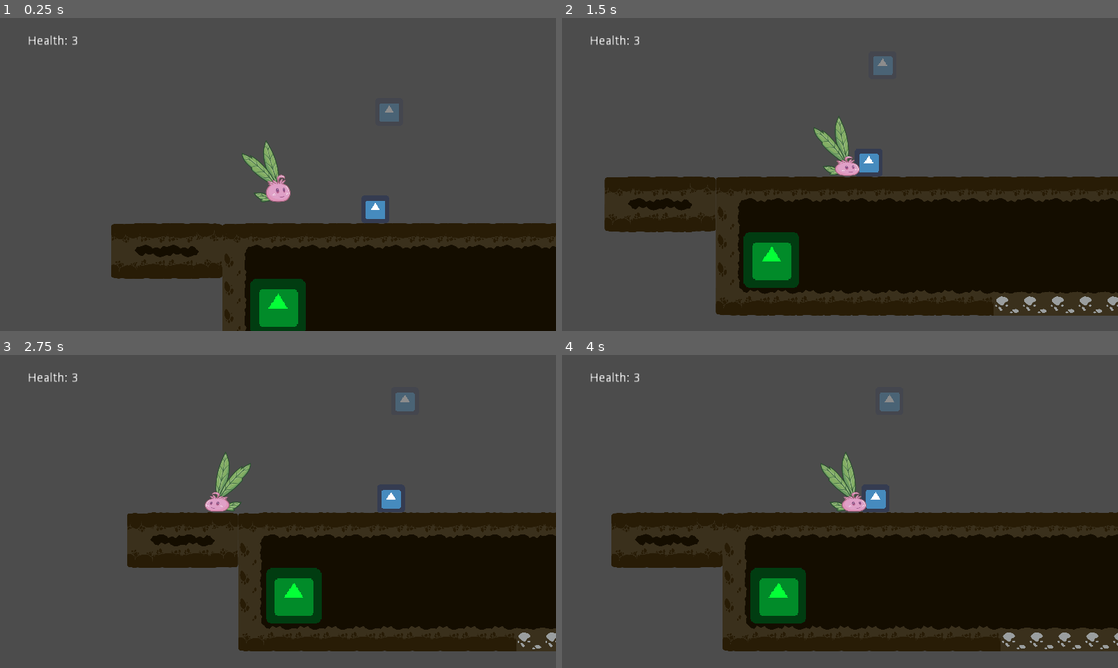
Above: before the commit, frames 1-4 (two rows, left to right).
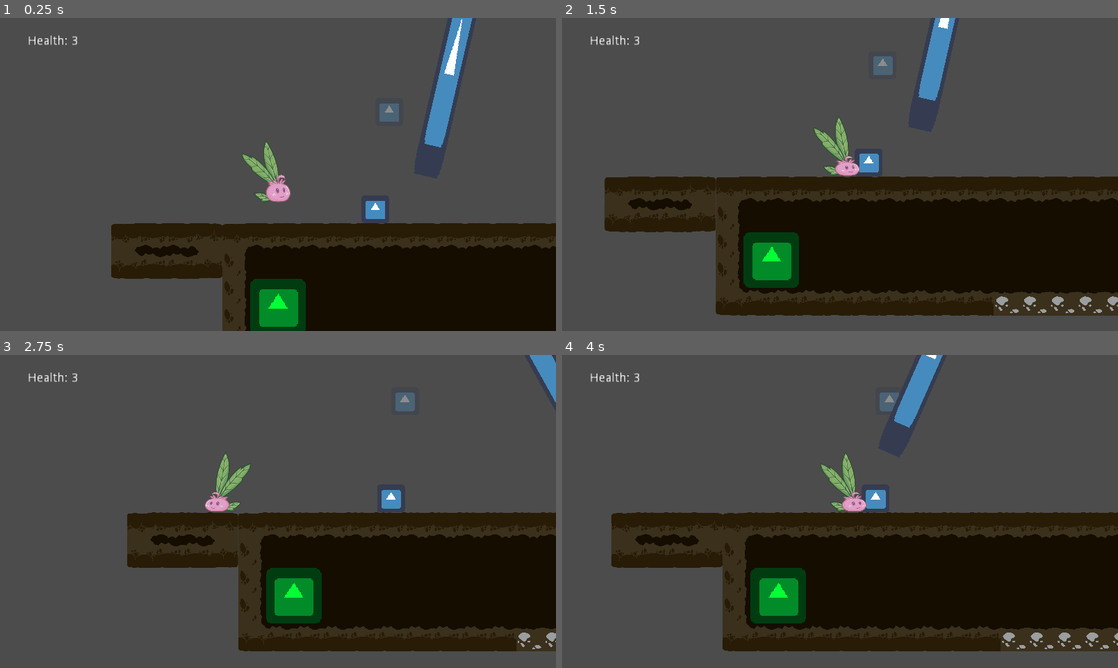
Above: after the commit, the same moments.

Repository: DamianKoch1/OnionsAdventure
Game: Godot game, scene res://Worlds/World1.tscn
Two runs of this game, one before a commit and one after it. Both use one fixed random seed, a clock stepped at 60 frames per second and the inputs below. The engine's default icon, where the game draws it, is replaced by a stand-in: a white triangle on a blue panel in a dark square.
Inputs:
- Up to frame 1 (0.25 s): no input
- Up to frame 2 (1.5 s): hold Right (ui_right) from 0.53 s (still down); tap Space (jump) at 0.6, 0.77, 1.07, 1.35 s
- Up to frame 3 (2.75 s): tap Space (jump) at 1.52, 1.82, 2.1 s; release Right (ui_right) at 2.03 s; hold Left (ui_left) from 2.03 s (still down)
- Up to frame 4 (4 s): release Left (ui_left) at 2.78 s; hold Right (ui_right) from 2.78 s (still down); tap Space (jump) at 2.85, 3.02, 3.32, 3.6, 3.77 s

The runs differ from the first frame. In frame 1, 1.5% of the frame differs, in the area x 76-85%, y 0-42%; in frame 2, 0.9%; in frame 3, 0.4%; in frame 4, 0.9%.

Commit message:
rope swing

Diff:
--- /dev/null
+++ b/Objects/Rope/Rope.gd
@@ -0,0 +1,13 @@
+extends Node2D
+
+export var swingDegrees = 30
+export var swingSpeed = 0.03
+onready var swingAmount = 0
+
+
+
+func _physics_process(delta):
+	swingAmount += swingSpeed
+	if swingAmount >= 20*PI:
+		swingAmount = 0
+	rotation_degrees = swingDegrees*sin(swingAmount)
--- /dev/null
+++ b/Objects/Rope/Rope.tscn
@@ -0,0 +1,39 @@
+[gd_scene load_steps=4 format=2]
+
+[ext_resource path="res://Objects/Rope/Rope.gd" type="Script" id=1]
+[ext_resource path="res://icon.png" type="Texture" id=2]
+
+[sub_resource type="RectangleShape2D" id=2]
+
+custom_solver_bias = 0.0
+extents = Vector2( 32, 1.79111 )
+
+[node name="Rope" type="Node2D"]
+
+position = Vector2( 144, 80 )
+scale = Vector2( 0.5, 7.5 )
+script = ExtResource( 1 )
+swingDegrees = 30
+swingSpeed = 0.03
+
+[node name="Sprite" type="Sprite" parent="." index="0"]
+
+position = Vector2( -9.53674e-007, 14.9333 )
+scale = Vector2( 0.999999, 0.533333 )
+texture = ExtResource( 2 )
+
+[node name="StaticBody2D" type="StaticBody2D" parent="." index="1"]
+
+input_pickable = false
+collision_layer = 1
+collision_mask = 1
+constant_linear_velocity = Vector2( 0, 0 )
+constant_angular_velocity = 0.0
+friction = 1.0
+bounce = 0.0
+
+[node name="CollisionShape2D" type="CollisionShape2D" parent="StaticBody2D" index="0"]
+
+position = Vector2( 0, 32 )
+scale = Vector2( 1, 0.890538 )
+shape = SubResource( 2 )
--- a/Player/Onion.tscn
+++ b/Player/Onion.tscn
@@ -37,10 +37,12 @@
 
 [node name="RayCast2D" type="RayCast2D" parent="." index="0"]
 
+position = Vector2( 0, -64 )
 enabled = true
 exclude_parent = true
-cast_to = Vector2( 0, 100 )
+cast_to = Vector2( 0, 200 )
 collision_mask = 1
+_sections_unfolded = [ "Transform" ]
 
 [node name="CollisionShape2D" type="CollisionShape2D" parent="." index="1"]
 
@@ -55,7 +57,6 @@
 
 [node name="OnionBody" type="Sprite" parent="Sprite" index="0"]
 
-editor/display_folded = true
 position = Vector2( 0.50386, -42.567 )
 scale = Vector2( 0.5, 0.635893 )
 z_index = 1
@@ -123,3 +124,24 @@
 anims/Onion_JumpUp = ExtResource( 11 )
 anims/Onion_Walk = ExtResource( 12 )
 blend_times = [  ]
+
+[node name="ignore" type="Area2D" parent="." index="4"]
+
+input_pickable = true
+gravity_vec = Vector2( 0, 1 )
+gravity = 98.0
+linear_damp = 0.1
+angular_damp = 1.0
+audio_bus_override = false
+audio_bus_name = "Master"
+
+[node name="CollisionShape2D2" type="CollisionShape2D" parent="ignore" index="0"]
+
+position = Vector2( 0, -32.2171 )
+scale = Vector2( 1, 0.989124 )
+shape = SubResource( 1 )
+_sections_unfolded = [ "Transform" ]
+
+[connection signal="area_entered" from="ignore" to="." method="_on_ignore_area_entered"]
+
+[connection signal="area_exited" from="ignore" to="." method="_on_ignore_area_exited"]
--- a/Player/Player.gd
+++ b/Player/Player.gd
@@ -5,7 +5,9 @@
 var anim
 var newAnim
 var state
-enum {idle, run, jump, fall, climb, dead}
+enum {idle, run, jump, fall, climb, dead, swing}
+signal swinging
+
 
 onready var worldNode = get_parent()
 onready var ray = $RayCast2D
@@ -39,8 +41,10 @@
 		run:
 			newAnim = "Onion_Walk"
 		jump:
+			global_rotation_degrees = 0
 			newAnim = "Onion_JumpUp"
 		fall:
+			global_rotation_degrees = 0
 			newAnim = "Onion_JumpDown"
 		climb:
 			#cimb anim
@@ -52,9 +56,11 @@
 func _ready():
 	setState(idle)
 
+
 func _physics_process(delta):
 	if state != dead:
-		rayUpdate()
+		if state != climb:
+			rayUpdate()
 		if newAnim != anim:
 			anim = newAnim
 			$AnimationPlayer.play(anim)
@@ -102,8 +108,11 @@
 func rayUpdate():
 	ray.force_raycast_update()
 	if ray.is_colliding():
+		var col = ray.get_collider()
+		if col.name == "ignore":
+			ray.add_exception(col)
 		if global_position.distance_to(ray.get_collision_point()) <= 20:
-			attachTo(ray.get_collider())
+			attachTo(col)
 		elif global_position.distance_to(ray.get_collision_point()) > 20:
 			attachTo(worldNode)
 	else:
@@ -114,3 +123,10 @@
 	get_parent().remove_child(self)
 	obj.add_child(self)
 	set_global_transform(playerTransform)
+	#print(obj)
+
+
+
+
+#func _on_ignore_area_entered(area):
+	#attachTo(area)
--- a/Rope/Rope.gd
+++ /dev/null
@@ -1,23 +0,0 @@
-extends Area2D
-
-# class member variables go here, for example:
-# var a = 2
-# var b = "textvar"
-
-func _ready():
-	# Called when the node is added to the scene for the first time.
-	# Initialization here
-	pass
-
-#func _process(delta):
-#	# Called every frame. Delta is time since last frame.
-#	# Update game logic here.
-#	pass
-
-
-func _on_Rope_body_entered(body):
-	pass # replace with function body
-
-
-func _on_Rope_body_exited(body):
-	pass # replace with function body
--- a/Rope/Rope.tscn
+++ /dev/null
@@ -1,34 +0,0 @@
-[gd_scene load_steps=4 format=2]
-
-[ext_resource path="res://Rope/Rope.gd" type="Script" id=1]
-[ext_resource path="res://icon.png" type="Texture" id=2]
-
-[sub_resource type="RectangleShape2D" id=1]
-
-custom_solver_bias = 0.0
-extents = Vector2( 32, 32 )
-
-[node name="Rope" type="Area2D" index="0"]
-
-position = Vector2( 16, 0 )
-scale = Vector2( 0.5, 4 )
-input_pickable = true
-gravity_vec = Vector2( 0, 1 )
-gravity = 98.0
-linear_damp = 0.1
-angular_damp = 1.0
-audio_bus_override = false
-audio_bus_name = "Master"
-script = ExtResource( 1 )
-
-[node name="Area2D" type="Sprite" parent="." index="0"]
-
-texture = ExtResource( 2 )
-
-[node name="CollisionShape2D" type="CollisionShape2D" parent="." index="1"]
-
-shape = SubResource( 1 )
-
-[connection signal="body_entered" from="." to="." method="_on_Rope_body_entered"]
-
-[connection signal="body_exited" from="." to="." method="_on_Rope_body_exited"]
--- a/Worlds/World1.tscn
+++ b/Worlds/World1.tscn
@@ -13,6 +13,7 @@
 [ext_resource path="res://Objects/Spawnpoint/Spawnpoint.tscn" type="PackedScene" id=11]
 [ext_resource path="res://Objects/Obstacles/DamagingObstacle.tscn" type="PackedScene" id=12]
 [ext_resource path="res://Assets/asset_vine_thorns_1.png" type="Texture" id=13]
+[ext_resource path="res://Objects/Rope/Rope.tscn" type="PackedScene" id=14]
 
 [sub_resource type="RectangleShape2D" id=1]
 
@@ -250,6 +251,7 @@
 
 [node name="DamagingObstacle2" parent="." index="13" instance=ExtResource( 12 )]
 
+editor/display_folded = true
 position = Vector2( 647.646, 292.449 )
 scale = Vector2( 0.0316234, 0.0303398 )
 texture = ExtResource( 13 )
@@ -264,6 +266,10 @@
 position = Vector2( 798.757, 1639.3 )
 scale = Vector2( 0.514945, 125.709 )
 shape = SubResource( 3 )
+
+[node name="Rope" parent="." index="14" instance=ExtResource( 14 )]
+
+position = Vector2( 288, -32 )
 
 [connection signal="body_entered" from="EarthStone5/EarthStone/EarthStoneTrigger" to="EarthStone5" method="_on_EarthStoneTrigger_body_entered"]
 
Not shown: 1 places in Worlds/World1.tscn that only renumber resources
